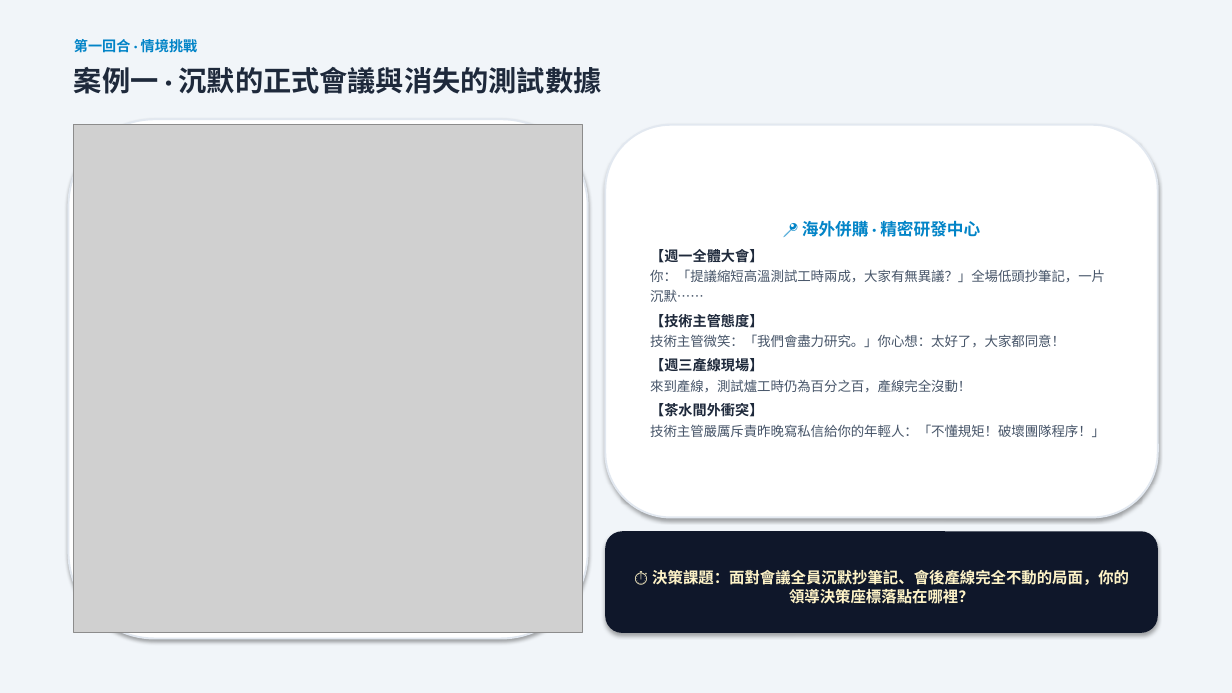
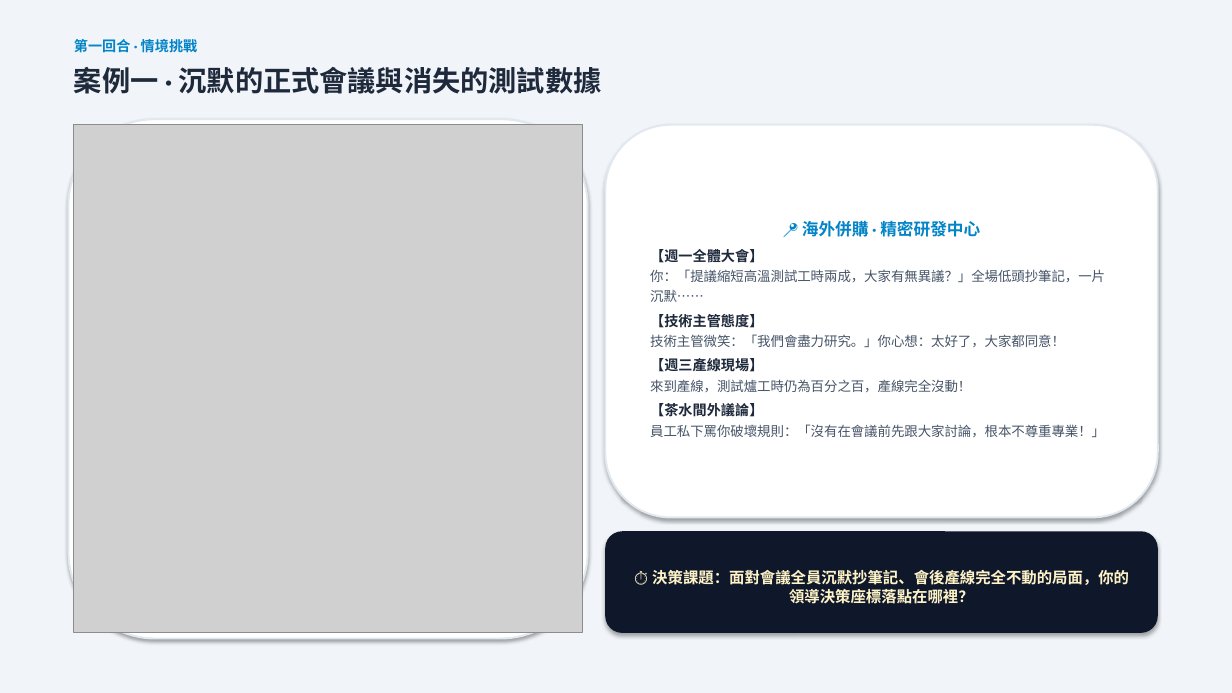
Before and after one commit to routerdd1818-tech/OB, a slide deck: slide 5 of 誰是文化王_備案簡報_Who_Is_Culture_King.pptx. Drawn at 1232x693 pixels with LibreOffice and Linux fonts; fonts in the diff are those of the drawing; grey boxes stand for pictures. Boxes give left, top, right and bottom in pixels: in the first picture for what was removed or moved away, otherwise in the second. Text is boxed around its words. In the diff, an @@ line names an element or a change of style, - is before the commit and + after.

```diff
--- a/誰是文化王_備案簡報_Who_Is_Culture_King.pptx
+++ b/誰是文化王_備案簡報_Who_Is_Culture_King.pptx
@@ text in rounded rectangle at [650, 403, 1105, 437]: text changed @@
-【茶水間外衝突】
-技術主管嚴厲斥責昨晚寫私信給你的年輕人：「不懂規矩！破壞團隊程序！」
+【茶水間外議論】
+員工私下罵你破壞規則：「沒有在會議前先跟大家討論，根本不尊重專業！」
```
Also in this commit, not shown: 5 other files.
